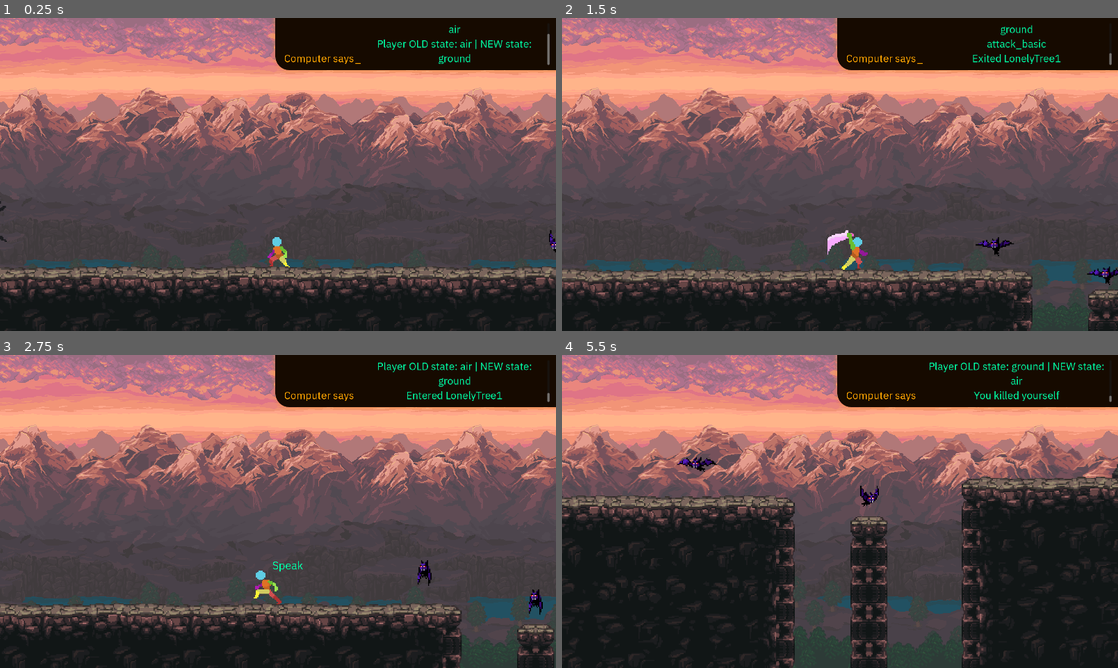
Above: before the commit, frames 1-4 (two rows, left to right).
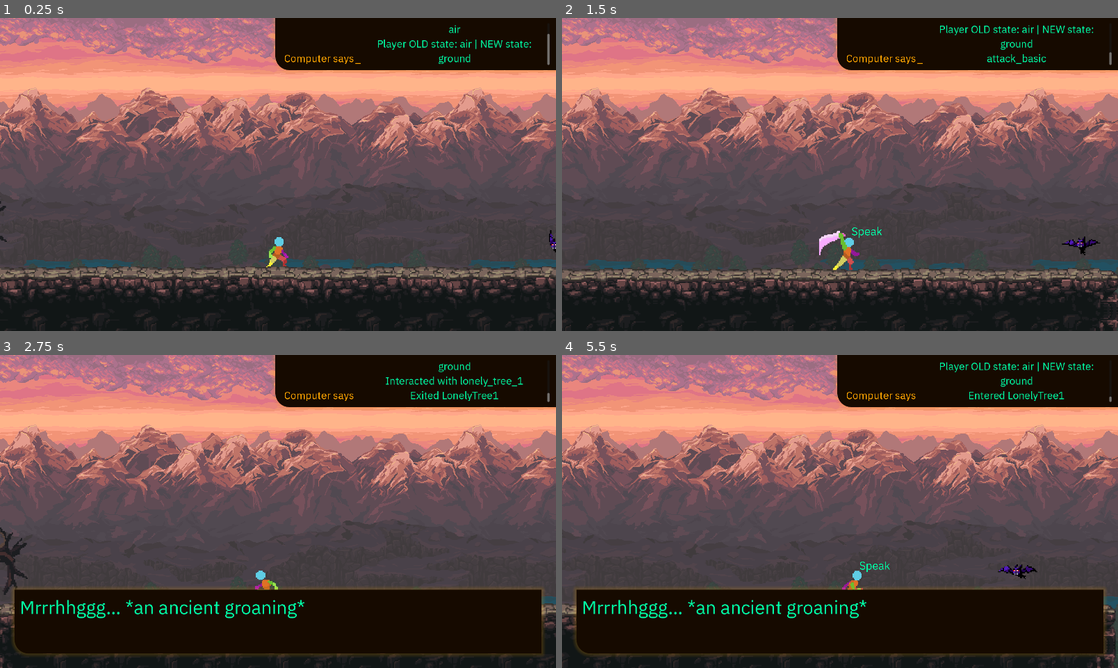
Above: after the commit, the same moments.

Repository: breydenlandberg/blight
Game: Godot game, scene res://levels/level1/level1.tscn
Two runs of this game, one before a commit and one after it. Both use one fixed random seed, a clock stepped at 60 frames per second and the inputs below.
Inputs:
- Up to frame 1 (0.25 s): no input
- Up to frame 2 (1.5 s): hold F (attack_basic) 0.53-1.28 s; hold D (move_right) from 0.53 s (still down); tap Space (jump) at 0.77 s; tap F (attack_basic) at 1.35 s
- Up to frame 3 (2.75 s): tap Space (jump) at 1.52 s; release D (move_right) at 2.03 s; hold A (move_left) from 2.03 s (still down); hold F (attack_basic) from 2.03 s (still down); tap E (interact) at 2.1 s
- Up to frame 4 (5.5 s): release A (move_left) at 2.78 s; release F (attack_basic) at 2.78 s; hold D (move_right) 2.78-4.28 s; tap F (attack_basic) at 2.85, 4.55 s; tap Space (jump) at 3.02, 3.77, 4.52 s; hold F (attack_basic) 3.53-4.28 s; hold A (move_left) 4.28-5.03 s; tap E (interact) at 4.35 s; hold D (move_right) from 5.03 s (still down); hold F (attack_basic) from 5.03 s (still down)

The runs differ from the first frame. In frame 1, 0.2% of the frame differs, in the area x 47-53%, y 70-80%; in frame 2, 9.0%; in frame 3, 18%; in frame 4, 37%, in the area x 0-100%, y 2-100%.

Commit message:
Slow player down on basic attack

Diff:
--- a/enemies/bat/state_machine/states/wander.gd
+++ b/enemies/bat/state_machine/states/wander.gd
@@ -2,7 +2,7 @@
 
 
 # const
-const SPEED = 25
+const speed = 25
 
 # var
 var move_right: bool # Can we just map this to -1, 1, maybe via ternerary operator and be done with it, so that we can just use direction like normal
@@ -38,13 +38,13 @@
 	if move_right:
 		if ray_cast_right_down.is_colliding():
 			sprite.flip_h = true
-			entity.position.x += SPEED * delta
+			entity.position.x += speed * delta
 		else:
 			move_right = false
 	else:
 		if ray_cast_left_down.is_colliding():
 			sprite.flip_h = false
-			entity.position.x -= SPEED * delta
+			entity.position.x -= speed * delta
 		else:
 			move_right = true
 
--- a/player/player.gd
+++ b/player/player.gd
@@ -2,11 +2,12 @@
 
 
 # const
-const SPEED := 125
+var BASE_SPEED := 125
 
 # var
 var direction: float
 var is_attacking := false
+var speed := BASE_SPEED
 
 # @onready var
 @onready var all_interactions = []
@@ -41,9 +42,9 @@
 # Helper functions
 func handleDirectionalMovement():
 	if direction:
-		velocity.x = direction * SPEED
+		velocity.x = direction * speed
 	else:
-		velocity.x = move_toward(velocity.x, 0, SPEED)
+		velocity.x = move_toward(velocity.x, 0, speed)
 
 func handleInput():
 	if Input.is_action_just_pressed('interact'):
--- a/player/player.tscn
+++ b/player/player.tscn
@@ -523,7 +523,6 @@
 
 [node name="Sprite2D" type="Sprite2D" parent="."]
 texture = ExtResource("2_aj2wh")
-flip_h = true
 hframes = 10
 
 [node name="SpriteAnimationPlayer" type="AnimationPlayer" parent="."]
--- a/player/state_machine/states/ground.gd
+++ b/player/state_machine/states/ground.gd
@@ -26,7 +26,10 @@
 
 func state_physics_process(delta):
 	if attack_animation.current_animation != 'attack_basic' and attack_animation.current_animation != 'attack_basic_flip_h':
+		entity.speed = entity.BASE_SPEED
 		entity.is_attacking = false
+	else:
+		entity.speed = entity.BASE_SPEED * 0.25
 
 	if entity.is_on_floor():
 		if playerCanPlayDefaultAnim():
